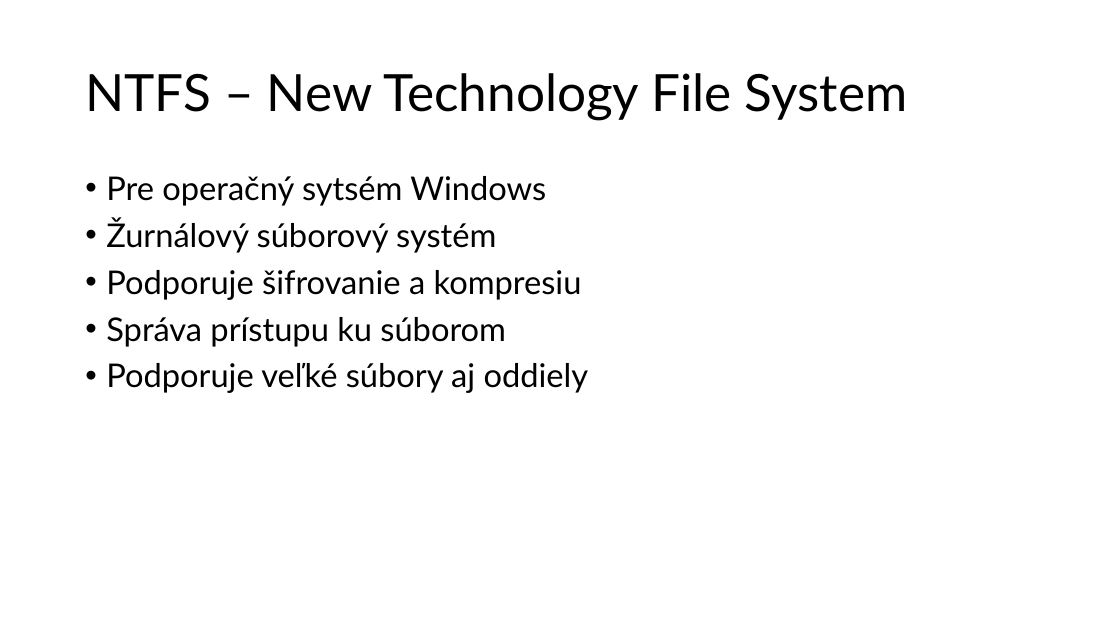
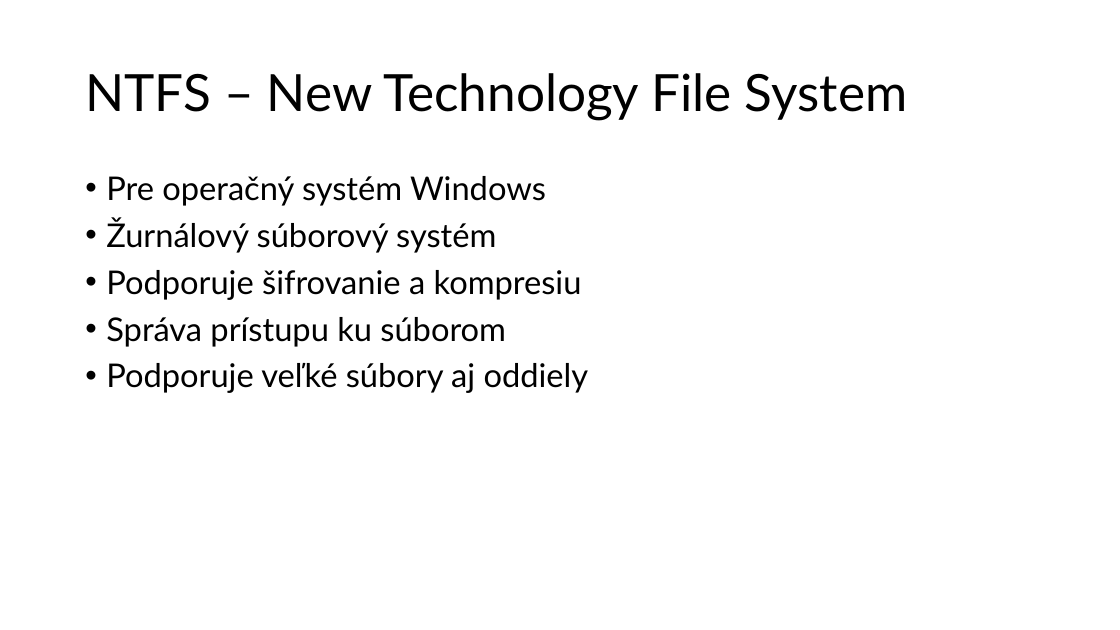
Before and after one commit to MeheheCedy22/PIB, a slide deck: slide 9 of docs/progress-reports/1/ProgressReport1-Cederle-Marek.pptx. Drawn at 1120x630 pixels with LibreOffice and Linux fonts; fonts in the diff are those of the drawing. Boxes give left, top, right and bottom in pixels: in the first picture for what was removed or moved away, otherwise in the second. Text is boxed around its words. In the diff, an @@ line names an element or a change of style, - is before the commit and + after.

```diff
--- a/docs/progress-reports/1/ProgressReport1-Cederle-Marek.pptx
+++ b/docs/progress-reports/1/ProgressReport1-Cederle-Marek.pptx
@@ text at [106,176,546,206]: text changed @@
-• Pre operačný sytsém Windows
+• Pre operačný systém Windows
```
Also in this commit, not shown: 4 other files.
